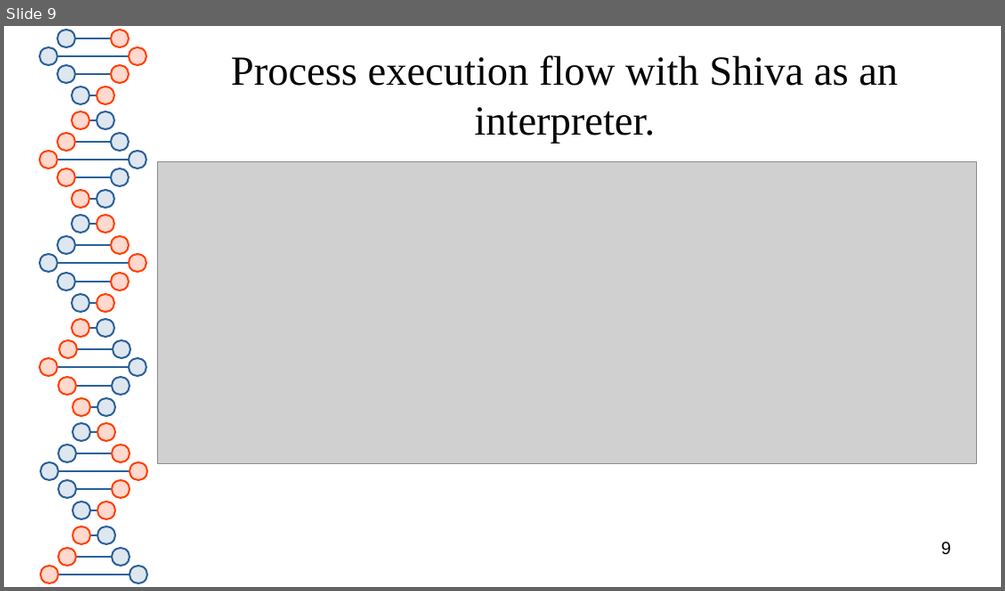
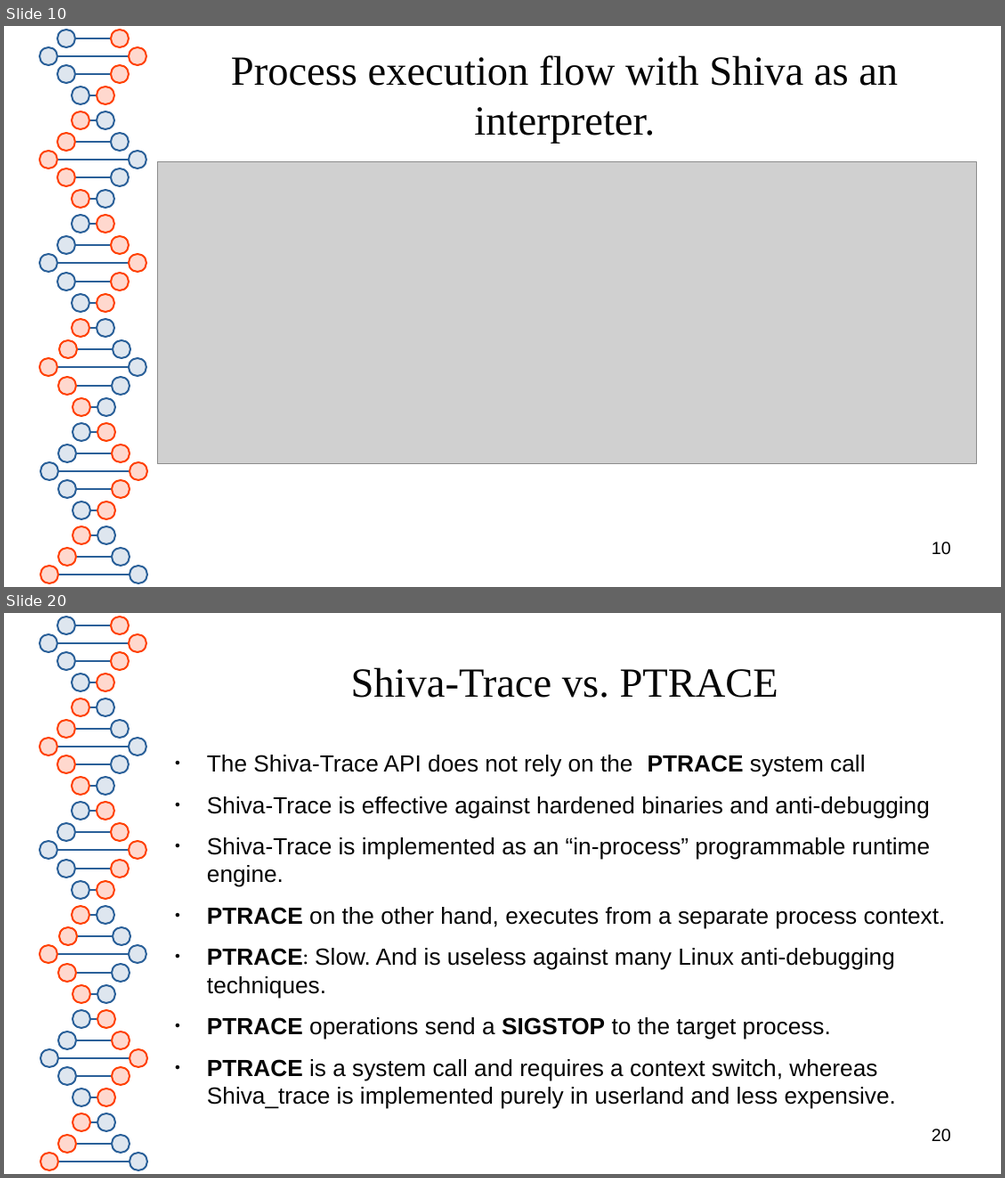
Before and after one commit to advanced-microcode-patching/shiva, a slide deck: presentation/shiva_runtime.odp. Shown one above the other, each under a label of ours: slide 9 before the commit, slides 10 and 20 after it; the slides between them are not shown. The pictures are 1005x591 and 1005x1178 pixels, drawn with LibreOffice and Linux fonts; fonts in the diff are those of the drawing; grey boxes stand for pictures. Boxes give left, top, right and bottom in pixels: in the first picture for what was removed or moved away, otherwise in the second. Text is boxed around its words. In the diff, an @@ line names an element or a change of style, - is before the commit and + after.

```diff
--- a/presentation/shiva_runtime.odp
+++ b/presentation/shiva_runtime.odp
@@ slide 20 added at [4, 613, 1001, 1174], background #FFFFFF; not listed: 81 template elements that a slide beside it also shows @@
@@ title added at [351, 667, 778, 698], 33 pt, text #050505 @@
+Shiva-Trace vs. PTRACE
@@ text added at [207, 755, 946, 1109], 18.6 pt, text #050505 @@
+● The Shiva-Trace API does not rely on the PTRACE system call
+● Shiva-Trace is effective against hardened binaries and anti-debugging
+● Shiva-Trace is implemented as an “in-process” programmable runtime engine.
+● PTRACE on the other hand, executes from a separate process context.
+● PTRACE: Slow. And is useless against many Linux anti-debugging techniques.
+● PTRACE operations send a SIGSTOP to the target process.
+● PTRACE is a system call and requires a context switch, whereas Shiva_trace is implemented purely in userland and less expensive.
@@ page number added at [931, 1128, 951, 1142], 14 pt, text #000000 @@
+20
@@ what was slide 9 is now slide 10 @@
@@ page number at [931, 541, 951, 555]: text changed @@
-9
+10
```
Also in this commit, not shown: 9 slides changed, 26 other slides added, 1 slide removed, 12 other files.
